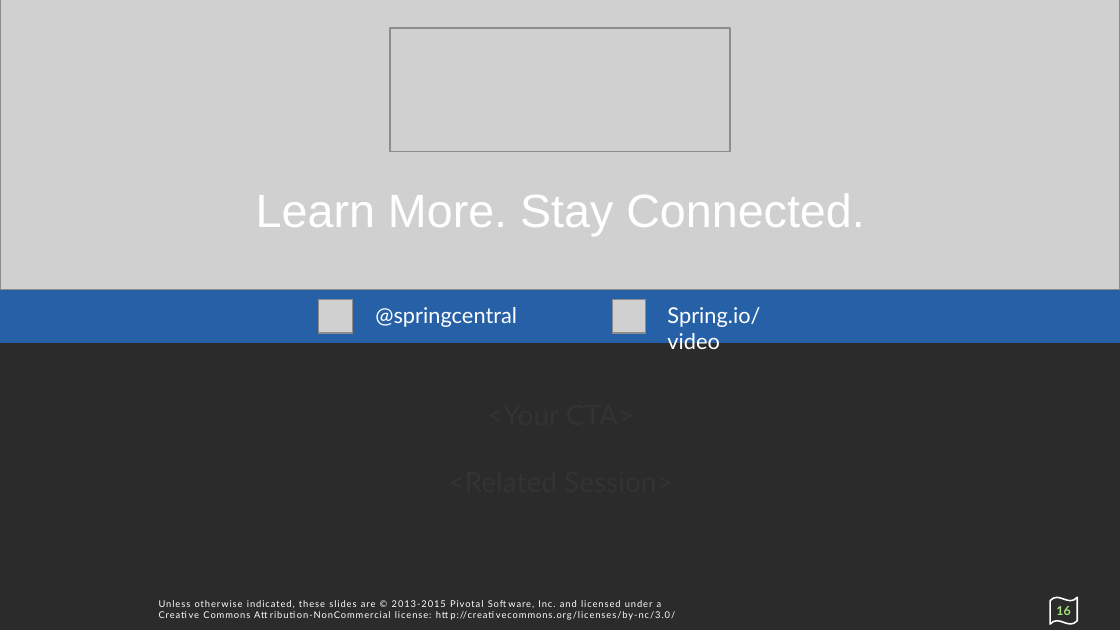
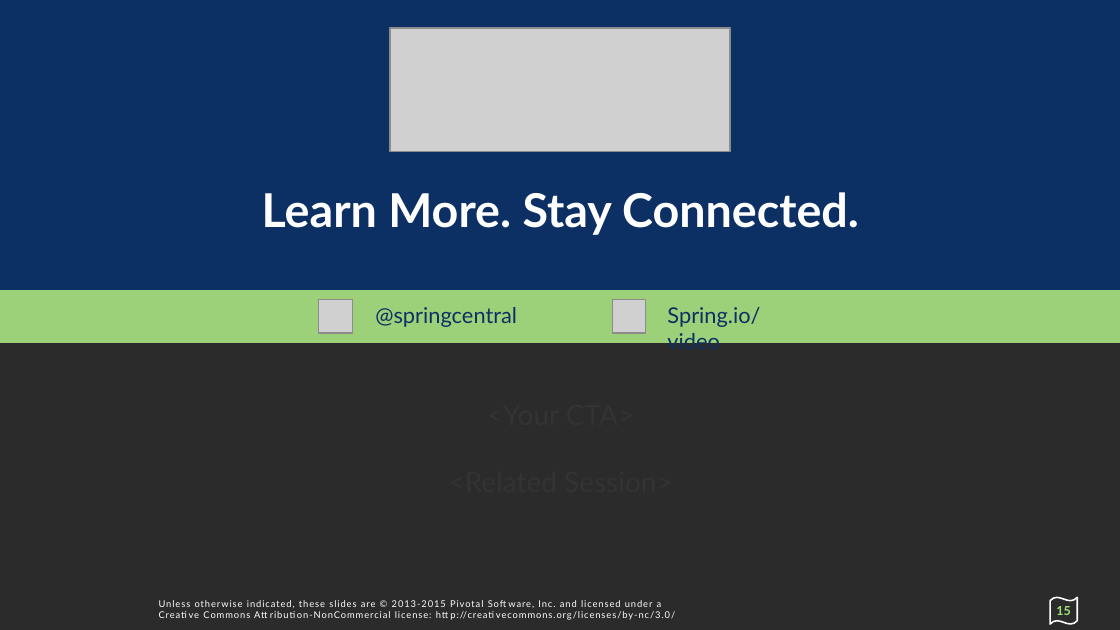
Before and after one commit to cloudstrack/cloud-native-data-flow-orchestration, a slide deck: slide 15 of ppt/Cloud Native Data Flow Orchestration.pptx (slide 16 before the commit). Drawn at 1120x630 pixels with LibreOffice and Linux fonts; fonts in the diff are those of the drawing; grey boxes stand for pictures; background and template pictures are left out; a plain dark background stands for a picture behind light text. Boxes give left, top, right and bottom in pixels: in the first picture for what was removed or moved away, otherwise in the second. Text is boxed around its words. In the diff, an @@ line names an element or a change of style, - is before the commit and + after.

```diff
--- a/ppt/Cloud Native Data Flow Orchestration.pptx
+++ b/ppt/Cloud Native Data Flow Orchestration.pptx
@@ rectangle at <box>0,0,1120,13</box>: fill #0C3064 to #9CD179 @@
@@ rectangle at <box>0,0,1120,343</box>: fill #2661A8 to #9CD179 @@
@@ picture removed at <box>0,0,1120,290</box> @@
@@ rectangle added at <box>0,0,1120,290</box>, fill #0C3064 @@
@@ title "Learn More. Stay Connected." at <box>262,192,859,235</box>: font Arial to Lato, bold on @@
@@ text "@springcentral" at <box>375,307,517,327</box>: text colour #FFFFFF to #0C3064 @@
@@ text "Spring.io/video" at <box>667,307,760,354</box>: text colour #FFFFFF to #0C3064 @@
@@ page number at <box>1056,606,1070,615</box>: text changed @@
-16
+15
```
Also in this commit, not shown: 24 other slides changed, 6 slides added, 2 slides removed.
